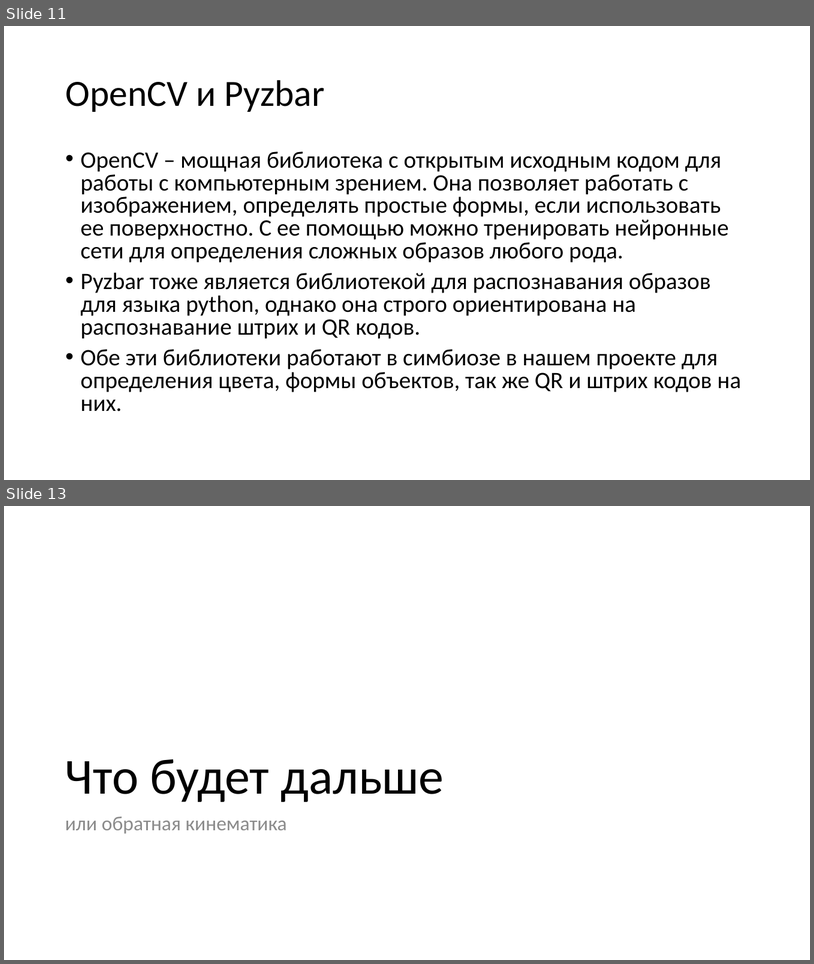
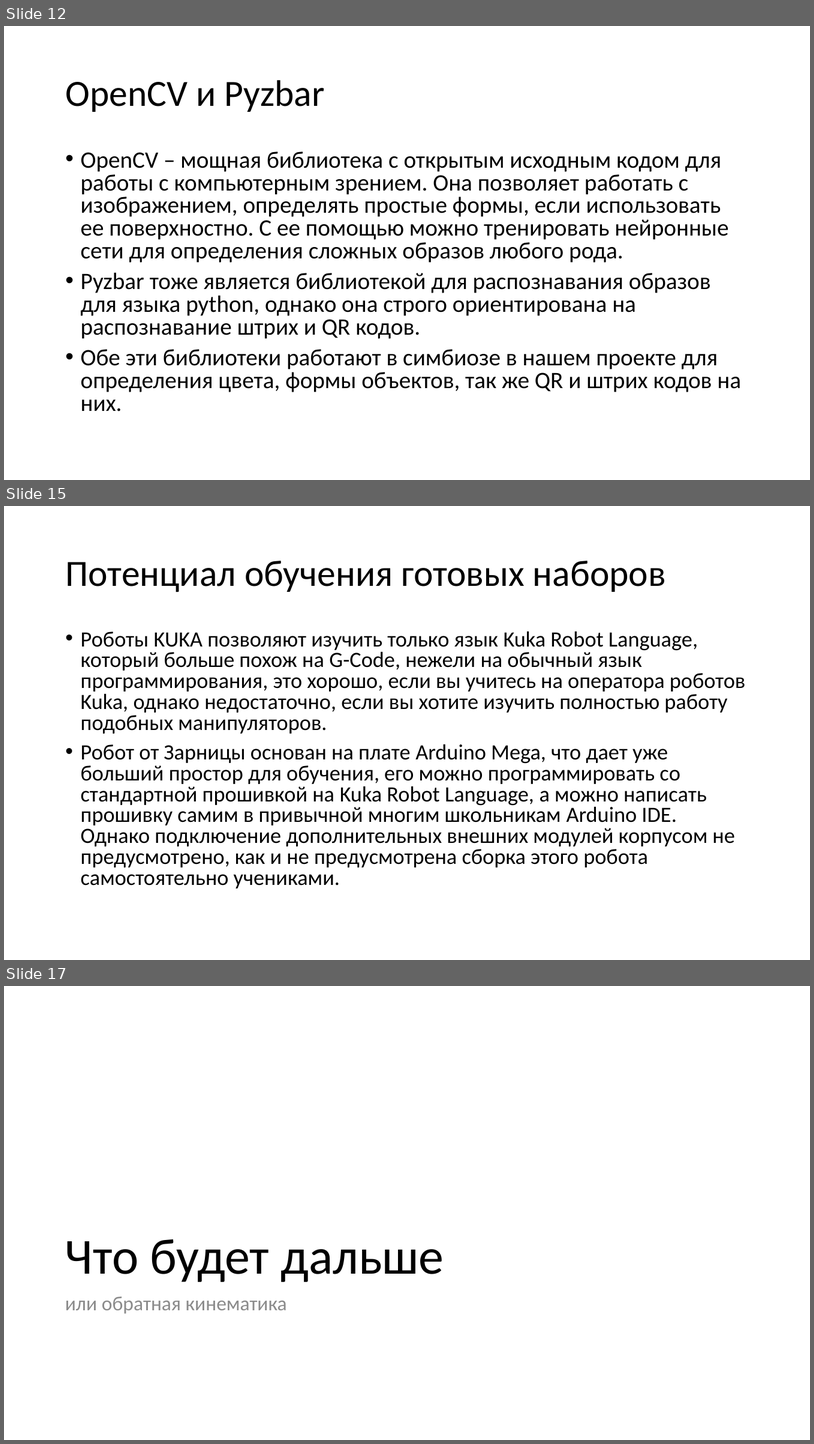
Before and after one commit to alextrof94/PIO_Arduino, a slide deck: KukaRuka0.2/Other/kazanforumdoc_text.pptx. Shown one above the other, each under a label of ours: slides 11 and 13 before the commit, slides 12, 15 and 17 after it; the slides between them are not shown. The pictures are 814x964 and 814x1444 pixels, drawn with LibreOffice and Linux fonts; fonts in the diff are those of the drawing. Boxes give left, top, right and bottom in pixels: in the first picture for what was removed or moved away, otherwise in the second. Text is boxed around its words. In the diff, an @@ line names an element or a change of style, - is before the commit and + after.

```diff
--- a/KukaRuka0.2/Other/kazanforumdoc_text.pptx
+++ b/KukaRuka0.2/Other/kazanforumdoc_text.pptx
@@ slide 15 added at [4,506,810,960], background #FFFFFF @@
@@ title added at [65,561,666,592], 44 pt, text #000000 @@
+Потенциал обучения готовых наборов
@@ text added at [81,631,746,888], 25.9 pt, text #000000 @@
+• Роботы KUKA позволяют изучить только язык Kuka Robot Language, который больше похож на G-Code, нежели на обычный язык программирования, это хорошо, если вы учитесь на оператора роботов Kuka, однако недостаточно, если вы хотите изучить полностью работу подобных манипуляторов.
+• Робот от Зарницы основан на плате Arduino Mega, что дает уже больший простор для обучения, его можно программировать со стандартной прошивкой на Kuka Robot Language, а можно написать прошивку самим в привычной многим школьникам Arduino IDE. Однако подключение дополнительных внешних модулей корпусом не предусмотрено, как и не предусмотрена сборка этого робота самостоятельно учениками.
@@ what was slide 11 is now slide 12 @@
@@ what was slide 13 is now slide 17 @@
```
Also in this commit, not shown: 1 slide changed, 4 other slides added, 20 other files.
